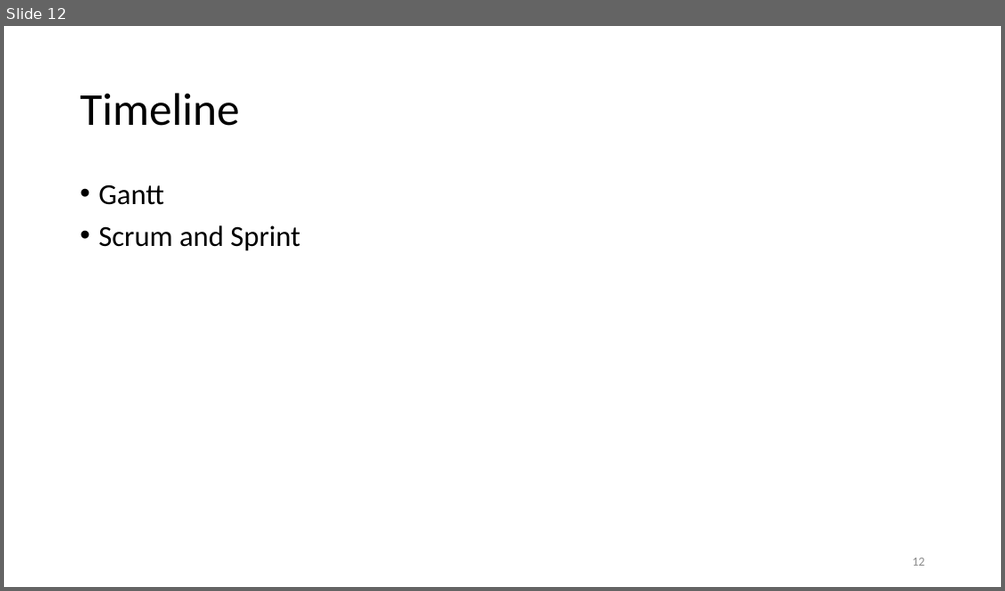
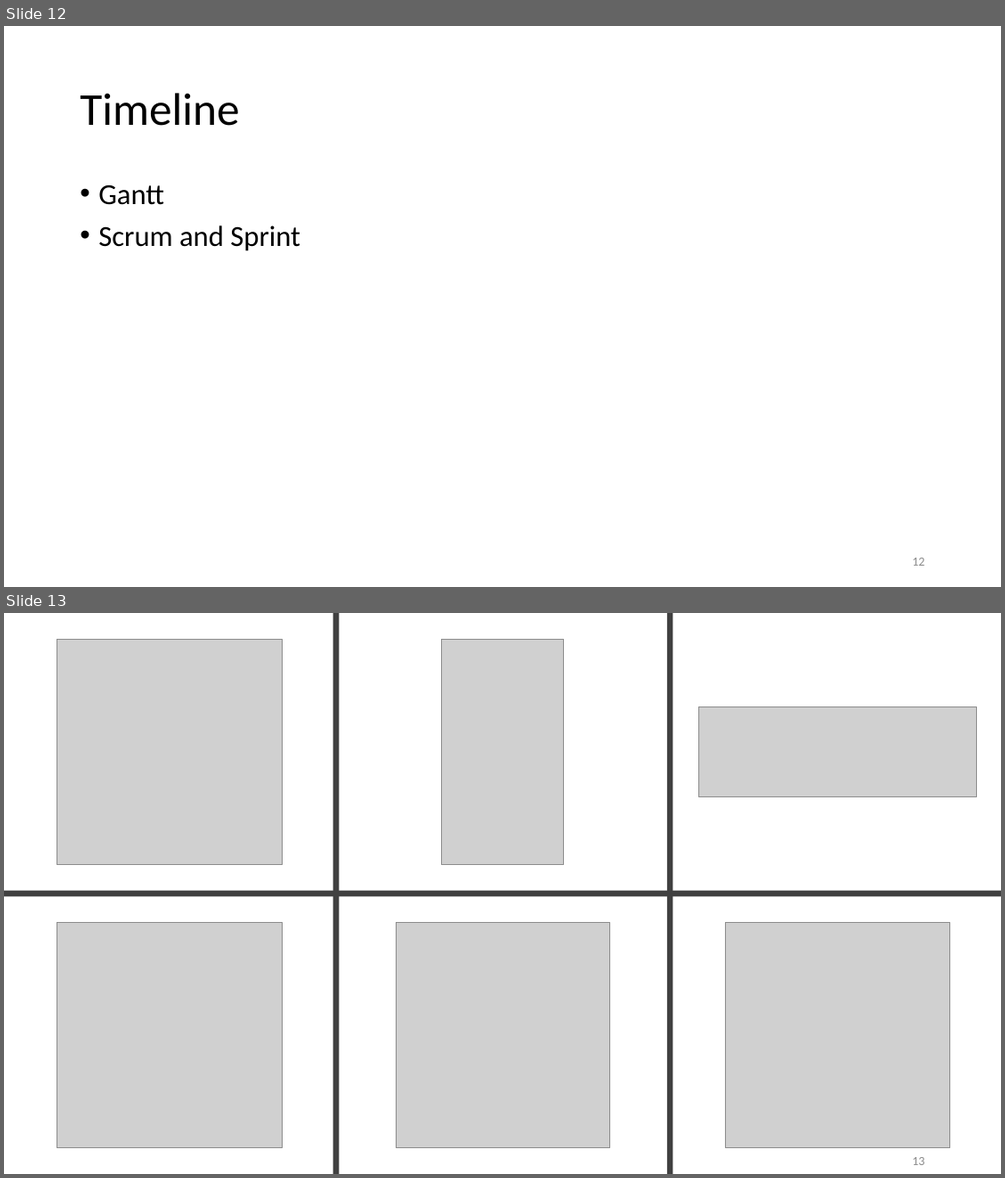
Before and after one commit to unige-pinfo-2019/PInfo1, a slide deck: Docs/UNIbay_DeskPitch.pptx. Shown one above the other, each under a label of ours: slide 12 before the commit, slides 12 and 13 after it. The pictures are 1005x591 and 1005x1178 pixels, drawn with LibreOffice and Linux fonts; fonts in the diff are those of the drawing; grey boxes stand for pictures. Boxes give left, top, right and bottom in pixels: in the first picture for what was removed or moved away, otherwise in the second. Text is boxed around its words. In the diff, an @@ line names an element or a change of style, - is before the commit and + after.

```diff
--- a/Docs/UNIbay_DeskPitch.pptx
+++ b/Docs/UNIbay_DeskPitch.pptx
@@ slide 13 added at [4,613,1001,1174], background #FFFFFF @@
@@ picture added at [57,639,283,864] @@
@@ rectangle added at [333,613,339,1174], fill #404040 @@
@@ picture added at [442,639,564,864] @@
@@ rectangle added at [667,613,673,1174], fill #404040 @@
@@ picture added at [699,707,977,797] @@
@@ rectangle added at [4,890,1001,896], fill #404040 @@
@@ picture added at [57,923,283,1148] @@
@@ picture added at [396,923,610,1148] @@
@@ picture added at [725,923,950,1148] @@
@@ page number added at [912,1157,924,1165], 12 pt, text #8C8C8C @@
+13
```
Also in this commit, not shown: 2 slides changed, 1 other slide added, 2 slides removed.
